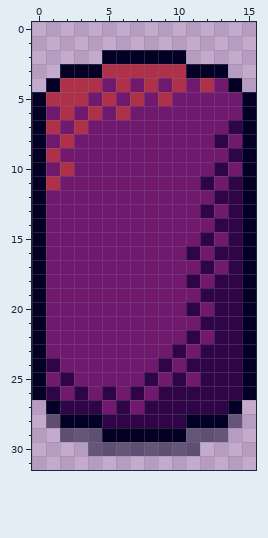
Edited in one commit: pixel-art sprite (unity/Assets/Resources/Assets/Sprites/base chara.png). Above, as it was before the edit.
The file is 16x32 pixels.
New version:
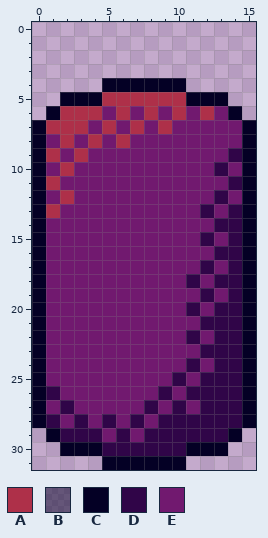
Palette (. is transparent): A #ae3049  B #0400257e  C #040025  D #300548  E #71196f
The author wrote: Fix: Player sprite origin
The exact change:
{"y":2,"x":5,"old":"CCCCCC","new":"......"}
{"y":3,"x":2,"old":"CCCAAAAAACCC","new":"............"}
{"y":4,"x":1,"old":"CAAAEAEAEAEAEC","new":"....CCCCCC...."}
{"y":5,"x":0,"old":"CAAAE","new":"..CCC"}
{"y":5,"x":6,"old":"E","new":"A"}
{"y":5,"x":8,"old":"E","new":"A"}
{"y":5,"x":10,"old":"EEEEEC","new":"ACCC.."}
{"y":6,"x":0,"old":"CE","new":".C"}
{"y":6,"x":3,"old":"E","new":"A"}
{"y":6,"x":8,"old":"E","new":"A"}
{"y":6,"x":10,"old":"E","new":"A"}
{"y":6,"x":12,"old":"E","new":"A"}
{"y":6,"x":14,"old":"EC","new":"C."}
{"y":7,"x":2,"old":"E","new":"A"}
{"y":7,"x":5,"old":"E","new":"A"}
{"y":7,"x":7,"old":"E","new":"A"}
{"y":7,"x":9,"old":"E","new":"A"}
{"y":7,"x":14,"old":"D","new":"E"}
{"y":8,"x":4,"old":"E","new":"A"}
{"y":8,"x":6,"old":"E","new":"A"}
{"y":8,"x":13,"old":"D","new":"E"}
{"y":9,"x":3,"old":"E","new":"A"}
{"y":11,"x":12,"old":"D","new":"E"}
{"y":12,"x":2,"old":"E","new":"A"}
{"y":12,"x":14,"old":"D","new":"E"}
{"y":13,"x":1,"old":"E","new":"A"}
{"y":16,"x":11,"old":"D","new":"E"}
{"y":19,"x":13,"old":"D","new":"E"}
{"y":23,"x":10,"old":"D","new":"E"}
{"y":24,"x":1,"old":"D","new":"E"}
{"y":24,"x":9,"old":"D","new":"E"}
{"y":24,"x":12,"old":"D","new":"E"}
{"y":25,"x":2,"old":"D","new":"E"}
{"y":25,"x":8,"old":"D","new":"E"}
{"y":26,"x":3,"old":"D","new":"E"}
{"y":26,"x":5,"old":"D","new":"E"}
{"y":26,"x":7,"old":"D","new":"E"}
{"y":26,"x":10,"old":"D","new":"E"}
{"y":27,"x":0,"old":".C","new":"CE"}
{"y":27,"x":3,"old":"DD","new":"EE"}
{"y":27,"x":6,"old":"D","new":"E"}
{"y":27,"x":9,"old":"D","new":"E"}
{"y":27,"x":11,"old":"D","new":"E"}
{"y":27,"x":14,"old":"C.","new":"DC"}
{"y":28,"x":0,"old":".BCCC","new":"CDEDE"}
{"y":28,"x":6,"old":"D","new":"E"}
{"y":28,"x":8,"old":"D","new":"E"}
{"y":28,"x":11,"old":"CCCB.","new":"DDDDC"}
{"y":29,"x":1,"old":".BBBCCCCCCBBB.","new":"CDDDEDEDDDDDDC"}
{"y":30,"x":2,"old":"..BBBBBBBB..","new":"CCCDDDDDDCCC"}
{"y":31,"x":5,"old":"......","new":"CCCCCC"}
